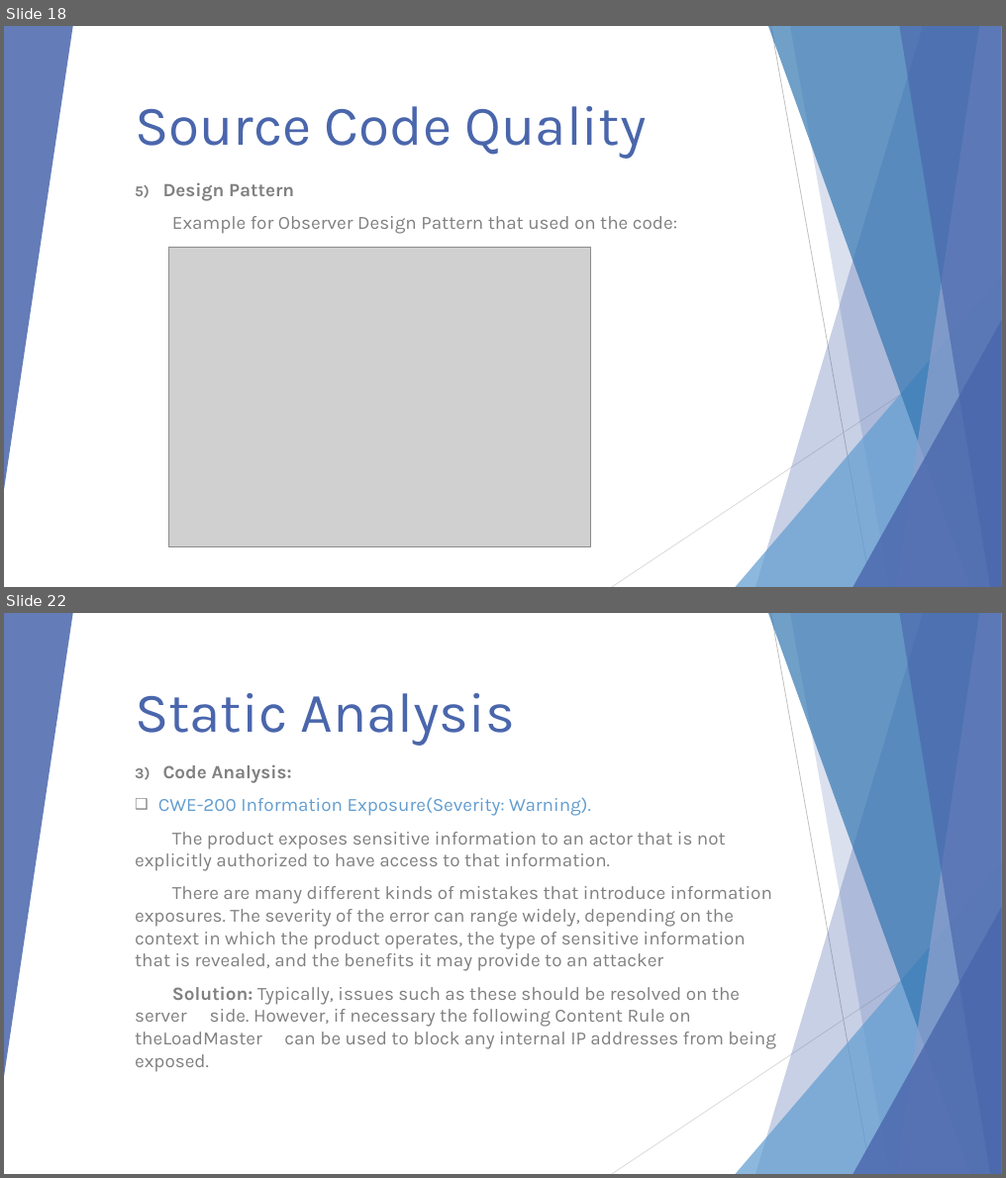
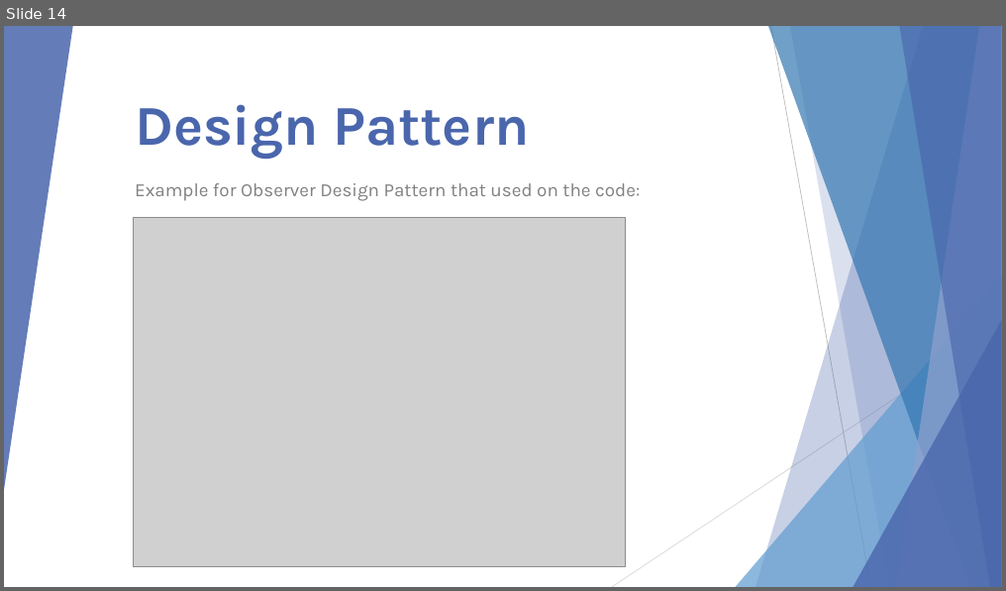
Before and after one commit to AhmedSaudA/Workshop-01-CS392-03-171, a slide deck: Workshop-01-CS392-03-171.pptx. Shown one above the other, each under a label of ours: slides 18 and 22 before the commit, slide 14 after it; the slides between them are not shown. The pictures are 1006x1178 and 1006x591 pixels, drawn with LibreOffice and Linux fonts; fonts in the diff are those of the drawing; grey boxes stand for pictures. Boxes give left, top, right and bottom in pixels: in the first picture for what was removed or moved away, otherwise in the second. Text is boxed around its words. In the diff, an @@ line names an element or a change of style, - is before the commit and + after.

```diff
--- a/Workshop-01-CS392-03-171.pptx
+++ b/Workshop-01-CS392-03-171.pptx
@@ slide 22 removed at (4,613,1002,1174), background #FFFFFF; not listed: 10 template elements that a slide beside it also shows @@
@@ title removed at (135,693,516,746) @@
-Static Analysis
@@ subtitle removed at (135,764,776,1072) @@
-3) Code Analysis:
-❑ CWE-200 Information Exposure(Severity: Warning).
-The product exposes sensitive information to an actor that is not explicitly authorized to have access to that information.
-There are many different kinds of mistakes that introduce information exposures. The severity of the error can range widely, depending on the context in which the product operates, the type of sensitive information that is revealed, and the benefits it may provide to an attacker
-Solution: Typically, issues such as these should be resolved on the server side. However, if necessary the following Content Rule on theLoadMaster can be used to block any internal IP addresses from being exposed.
@@ what was slide 18 is now slide 14 @@
@@ slide 14 changed as well @@
@@ title at (135,104,529,159): text changed; bold on @@
-Source Code Quality
+Design Pattern
@@ subtitle at (163,182,294,201): paragraph removed @@
-5) Design Pattern
@@ picture: place and size @@
-picture at (168,248,591,548)
+picture at (134,218,626,567)
```
Also in this commit, not shown: 10 other slides changed, 14 slides added, 23 other slides removed.
